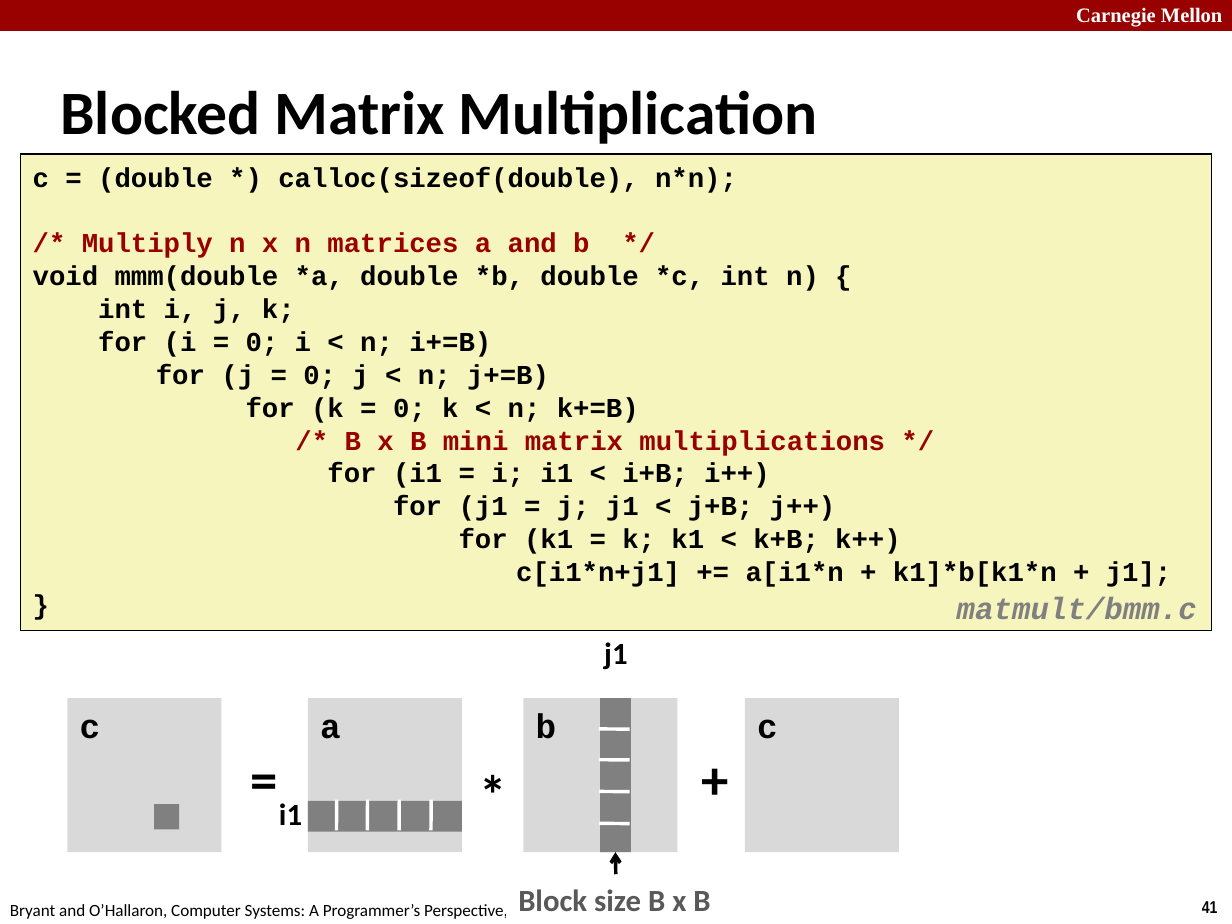
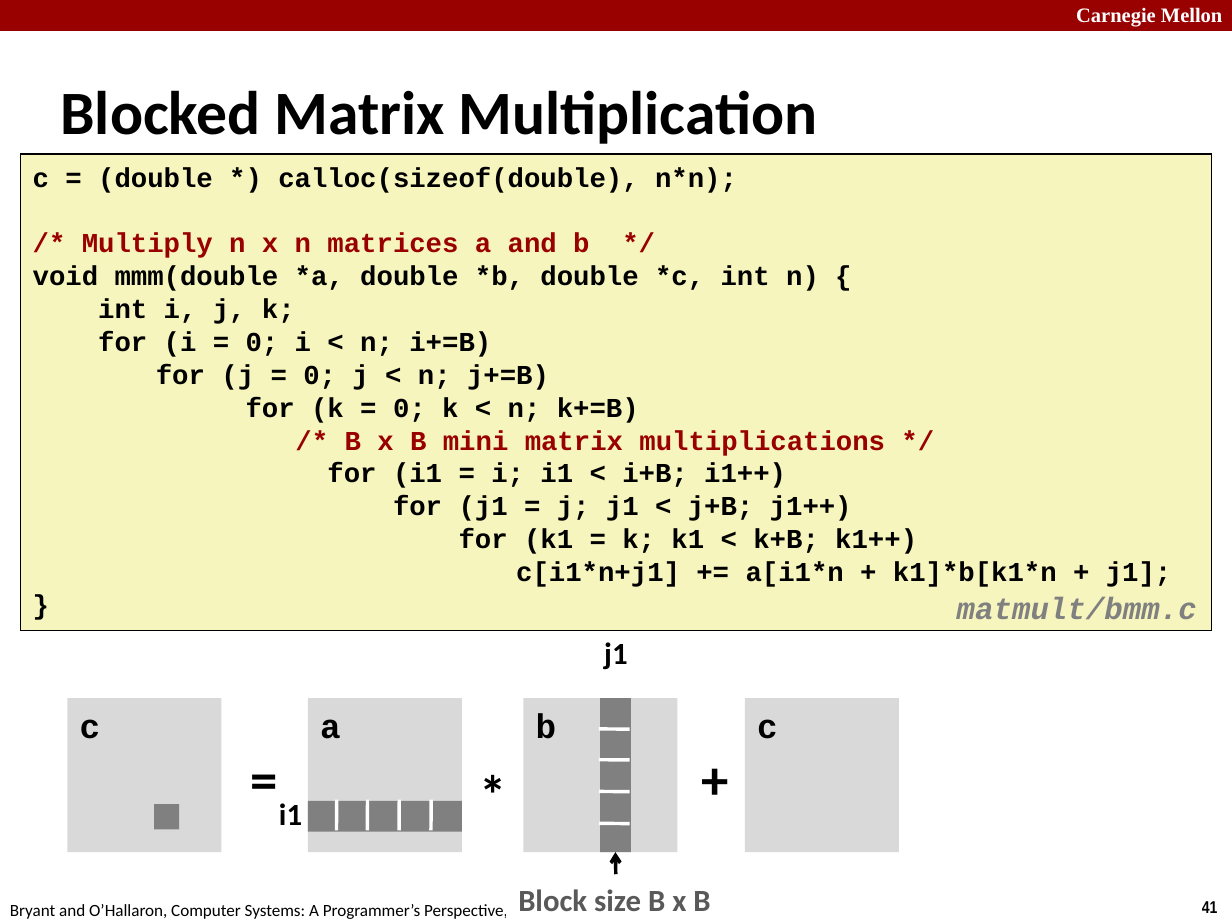
Before and after one commit to wpho/Cache-Lab, a slide deck: slide 41 of 12-cache-memories.pptx. Drawn at 1232x924 pixels with LibreOffice and Linux fonts; fonts in the diff are those of the drawing. Boxes give left, top, right and bottom in pixels: in the first picture for what was removed or moved away, otherwise in the second. Text is boxed around its words. In the diff, an @@ line names an element or a change of style, - is before the commit and + after.

```diff
--- a/12-cache-memories.pptx
+++ b/12-cache-memories.pptx
@@ text in rectangle at box(327, 463, 917, 554): text changed @@
-for (i1 = i; i1 < i+B; i++)
-for (j1 = j; j1 < j+B; j++)
-for (k1 = k; k1 < k+B; k++)
+for (i1 = i; i1 < i+B; i1++)
+for (j1 = j; j1 < j+B; j1++)
+for (k1 = k; k1 < k+B; k1++)
```
Also in this commit, not shown: 17 other files.
